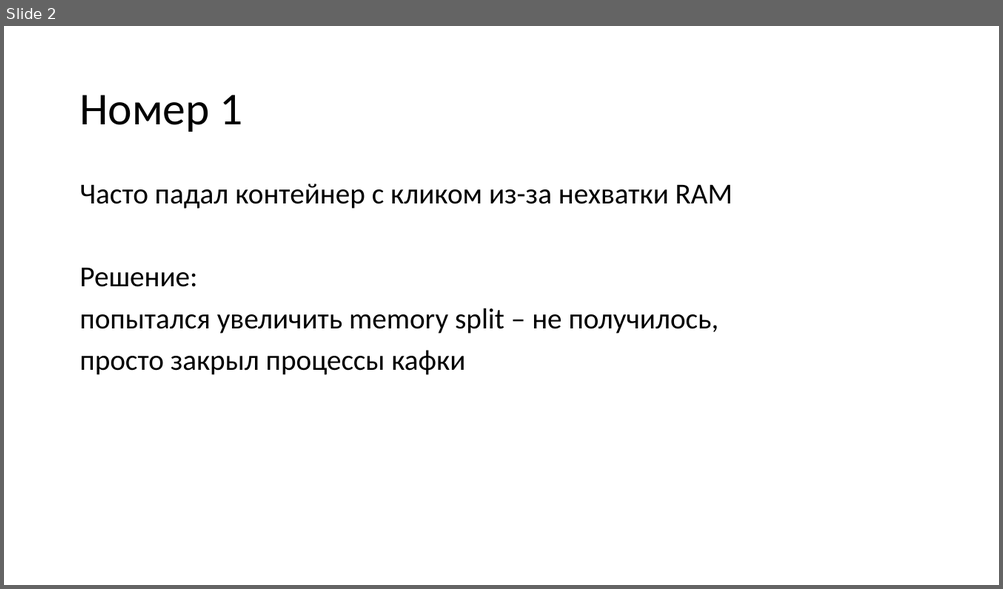
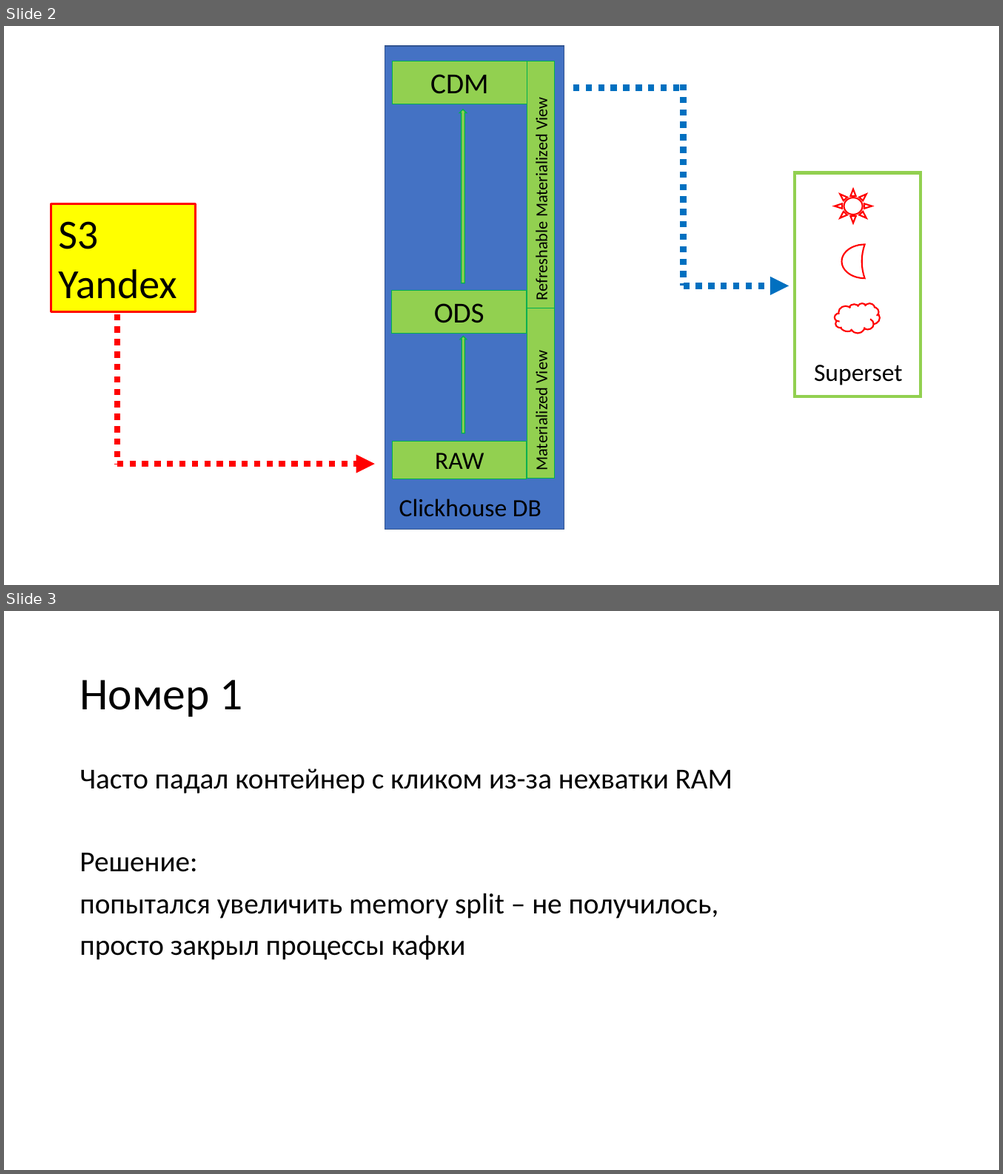
Before and after one commit to petr192/lab08, a slide deck: Мои_факапс_юрлов.pptx. Shown one above the other, each under a label of ours: slide 2 before the commit, slides 2 and 3 after it. The pictures are 1003x589 and 1003x1174 pixels, drawn with LibreOffice and Linux fonts; fonts in the diff are those of the drawing. Boxes give left, top, right and bottom in pixels: in the first picture for what was removed or moved away, otherwise in the second. Text is boxed around its words. In the diff, an @@ line names an element or a change of style, - is before the commit and + after.

```diff
--- a/Мои_факапс_юрлов.pptx
+++ b/Мои_факапс_юрлов.pptx
@@ slide 2 added at <box>4,26,999,585</box>, background #FFFFFF @@
@@ line added from (573, 88) to (683, 88), #0070C0 6 pt dashed @@
@@ line added from (683, 84) to (683, 286), #0070C0 6 pt dashed @@
@@ rectangle added at <box>51,204,196,312</box>, fill #FFFF00, outline #FF0000 2.25 pt, 40 pt, text #000000 @@
+S3
+Yandex
@@ arrow added from (683, 286) to (789, 286), #0070C0 6 pt dashed @@
@@ line added from (117, 315) to (117, 464), #FF0000 6 pt dashed @@
@@ group added at <box>795,173,920,397</box>: 1 rectangle, 1 sun, 1 moon, 1 cloud, 1 text @@
+Superset
@@ arrow added from (117, 464) to (375, 464), #FF0000 6 pt dashed @@
@@ group added at <box>384,46,563,530</box>: 6 rectangles, 2 up arrows, 1 text @@
+RAW
+ODS
+CDM
+Materialized View
+Refreshable Materialized View
+Clickhouse DB
@@ what was slide 2 is now slide 3 @@
```
Also in this commit, not shown: 1 slide changed.
